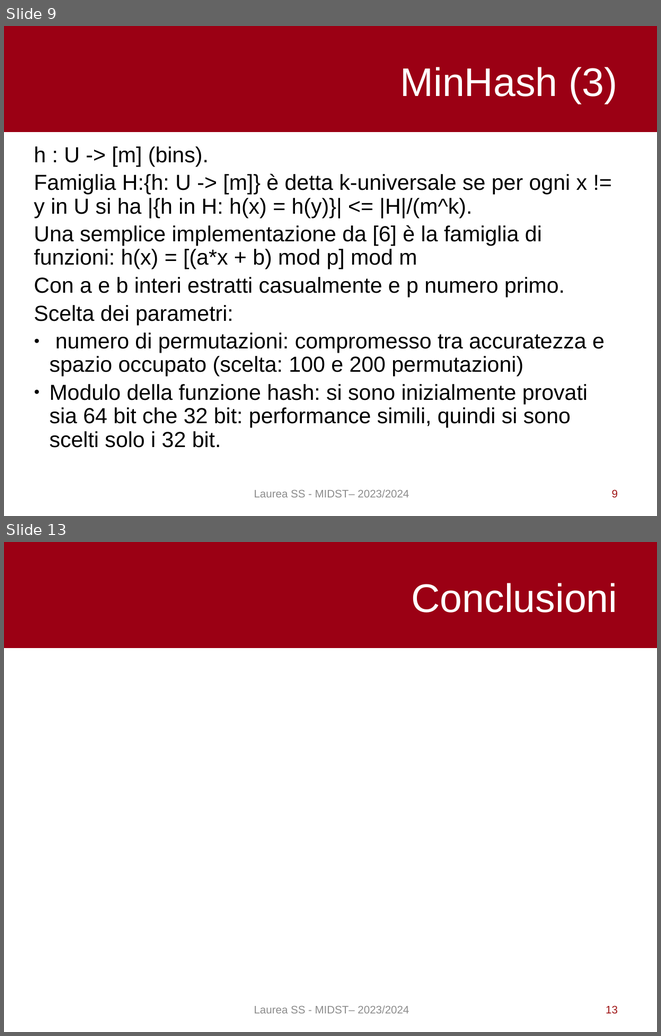
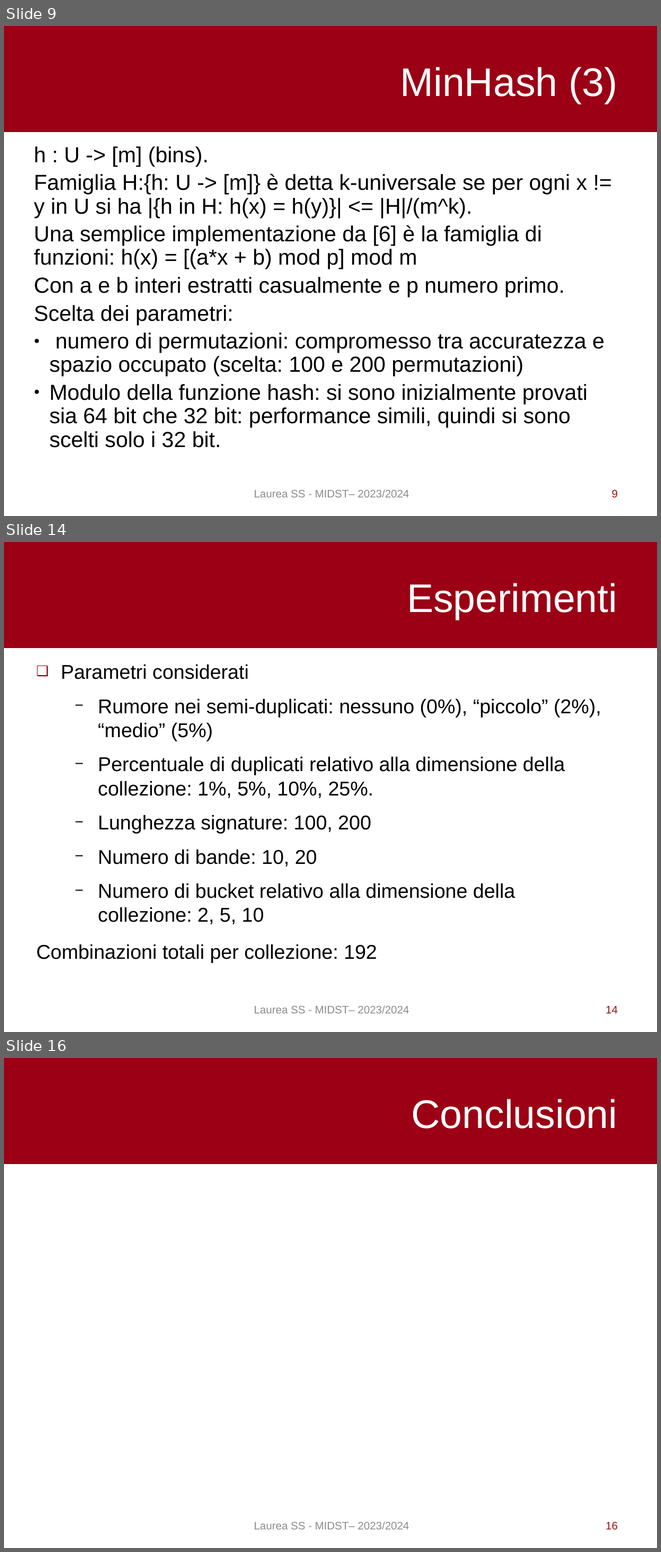
Before and after one commit to pietro-stangherlin/near_duplicate_doc_lsh, a slide deck: slides/ita/slides_ita.odp. Shown one above the other, each under a label of ours: slides 9 and 13 before the commit, slides 9, 14 and 16 after it; the slides between them are not shown. The pictures are 661x1036 and 661x1552 pixels, drawn with LibreOffice and Linux fonts; fonts in the diff are those of the drawing. Boxes give left, top, right and bottom in pixels: in the first picture for what was removed or moved away, otherwise in the second. Text is boxed around its words. In the diff, an @@ line names an element or a change of style, - is before the commit and + after.

```diff
--- a/slides/ita/slides_ita.odp
+++ b/slides/ita/slides_ita.odp
@@ slide 14 added at (x1=4, y1=542, x2=657, y2=1032), background #FFFFFF; not listed: 1 template element that a slide beside it also shows @@
@@ title added at (x1=407, y1=583, x2=617, y2=619), 44 pt, text #FFFFFF @@
+Esperimenti
@@ text added at (x1=36, y1=664, x2=601, y2=962), 22 pt, text #000000 @@
+❑ Parametri considerati
+  − Rumore nei semi-duplicati: nessuno (0%), “piccolo” (2%), “medio” (5%)
+  − Percentuale di duplicati relativo alla dimensione della collezione: 1%, 5%, 10%, 25%.
+  − Lunghezza signature: 100, 200
+  − Numero di bande: 10, 20
+  − Numero di bucket relativo alla dimensione della collezione: 2, 5, 10
+Combinazioni totali per collezione: 192
@@ text added at (x1=254, y1=1005, x2=409, y2=1013), 12 pt, text #8C8C8C @@
+Laurea SS - MIDST– 2023/2024
@@ page number added at (x1=606, y1=1006, x2=618, y2=1013), 12 pt, text #9E1213 @@
+14
@@ what was slide 13 is now slide 16 @@
@@ page number at (x1=606, y1=1521, x2=618, y2=1530): text changed @@
-13
+16
```
Also in this commit, not shown: 6 slides changed, 2 other slides added, 1 other file.
